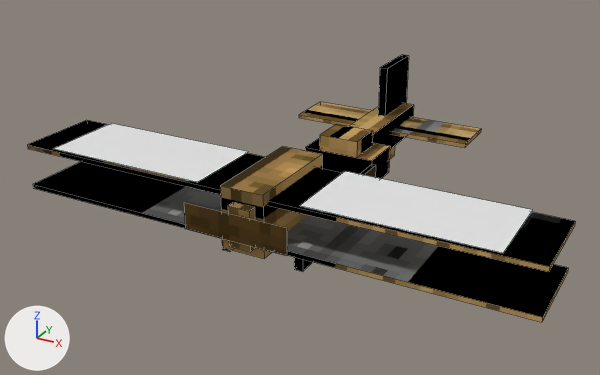
Renders of the Blender file common/src/main/resources/assets/immersive_aircraft/objects/biplane.blend from each side of a commit.
Both versions are drawn from a 50 mm lens placed at (5.16, -9.69, 4.84), pointed at (-0.33, 0.29, -0.15). Every picture has the same lights, and +X, +Y and +Z are marked at lower left. Mesh edges are drawn as thin lines.

In view in the first picture: 'banners', 'elevator', 'frame', 'propeller', 'rudder'.
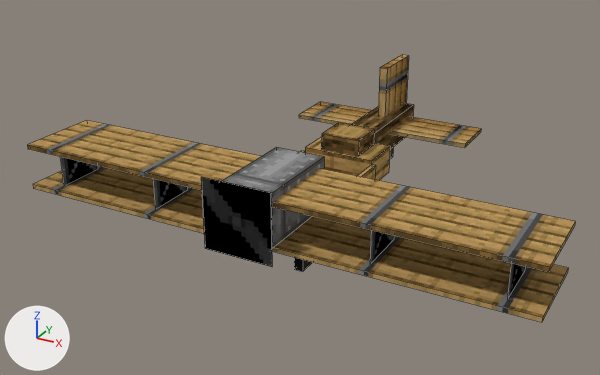
Commit message: improved biplane

What the commit changed:
me_cube is used by ob_frame; location (0.0, 0.0, 0.0).
me_cube had 120 vertices, 89 faces and spanned x -3.75..3.75, y -1.94..3.31, z -0.5..0.69.
me_cube now has 144 vertices, 83 faces, 4 loose edges and spans x -3.75..3.75, y -1.88..3.31, z -0.5..0.69.
me_cube part 1: a new loose piece, a box spanning x -0.38..0.38, y -1.88..-0.31, z -0.06..0.69, in mat_material (picture img_biplane_png_001).
me_cube part 2: 18 vertices moved from x -0.31..0.31, y -1.81..1.44, z -0.19..0.69 to x -1.62..1.62, y -1.5..1.5, z -0.12..0.5; 18 vertices removed from x -0.62..0.62, y -1.94..0.88, z -0.19..0.69; 18 vertices added at x -1.62..1.62, y -1.5..0.88, z -0.19..0.5.
me_cube part 3: 8 vertices added at x 3.31, y -1.5..-0.75, z -0.06..0.5.
me_cube part 4: 8 vertices added at x -3.31, y -1.5..-0.75, z -0.06..0.5.
me_cube part 5: 56 kept faces spanning x -3.75..3.75, y -1.69..3.31, z -0.5..0.56 get new texture (UV) coordinates.
me_cube_001 has 8 vertices, 6 faces and spans x -0.062..0.062, y 2.5..3.438, z -0.062..1.188.
me_cube_001 is used by ob_rudder; location (0.0, 0.0, 0.0).
me_cube_001 part 6: texture (UV) coordinates of 6 of 6 faces, centred in x -0.062..0.062, y 2.5..3.438, z -0.062..1.188, changed; they spanned u 0.14..0.24, v 0.68..0.74 and now span u 0.55..0.68, v 0.84..1.0.
me_cube_002 has 8 vertices, 6 faces and spans x -1.5..1.5, y 2.38..3.19, z 0.12..0.19.
me_cube_002 is used by ob_elevator; location (0.0, 0.0, 0.0).
me_cube_002 part 7: texture (UV) coordinates of 6 of 6 faces, centred in x -1.5..1.5, y 2.38..3.19, z 0.12..0.19, changed; they spanned u 0.5..0.89, v 0.85..1.0 and now span u 0.48..0.68, v 0.62..1.0.
me_propellor is used by ob_propeller; location (0.0, 0.0, 0.0).
Verts and faces of me_propellor; kept vertices keep their numbers, new ones are numbered from 8.
Before the commit, vertices of me_propellor: 0 (-0.75, -2.0, 0.44) at pixel (183, 202), 1 (0.75, -2.0, 0.44) at pixel (286, 227), 2 (-0.75, -2.0, 0.06) at pixel (185, 228), 3 (0.75, -2.0, 0.06) at pixel (286, 255), 4 (-0.75, -2.0, 0.44) at pixel (183, 202).
Before the commit, vertices of me_propellor: 5 (0.75, -2.0, 0.44) at pixel (286, 227), 6 (-0.75, -2.0, 0.06) at pixel (185, 228), 7 (0.75, -2.0, 0.06) at pixel (286, 255).
me_propellor had 8 vertices, 2 faces and spanned x -0.75..0.75, y -2.0, z 0.06..0.44.
me_propellor now has 8 vertices, 2 faces and spans x -0.5..0.5, y -1.94, z -0.19..0.81.
Part 8, on me_propellor:
Vertices deleted: 0 to 7 (with the faces that use them).
New vertex 8 is at (-0.5, -1.94, 0.81), pixel (201, 176).
New vertex 9 is at (-0.5, -1.94, -0.19), pixel (205, 248).
New vertex 10 is at (-0.5, -1.94, -0.19), pixel (205, 248).
New vertex 11 is at (-0.5, -1.94, 0.81), pixel (201, 176).
New vertices 12 to 15 stand at vertices 8 to 11, in that order, plus (1.0, 0.0, 0.0).
New faces: (8, 12, 13, 9), (10, 14, 15, 11).
Object 'banners' (ob_banners) is now hidden.

Changed parts and their boxes [x1, y1, x2, y2] in the pictures (600 x 375 px; the box of a moved part takes in the faces that stretch with it):
'banners', hidden: before [53, 123, 533, 253]
'propeller', reshaped (31% narrower, 69% taller): before [184, 202, 287, 255]; after [201, 177, 272, 267]
part 1 of me_cube, added: after [221, 147, 324, 248]
part 2 of me_cube, moved or reshaped: before [220, 124, 376, 259]; after [153, 123, 395, 264]
part 3 of me_cube, added: after [508, 263, 526, 298]
part 4 of me_cube, added (black): after [61, 157, 98, 185]
part 5 of me_cube, surface changed (black to brown): [27, 103, 575, 320] in both
part 6 of me_cube_001, surface changed (black to brown): [378, 55, 409, 116] in both
part 7 of me_cube_002, surface changed: [299, 102, 481, 148] in both
